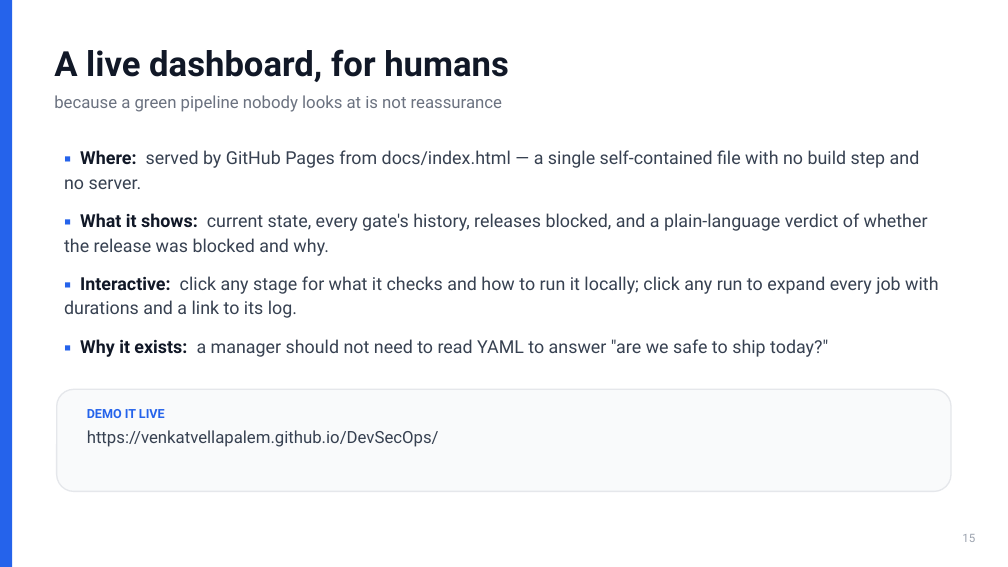
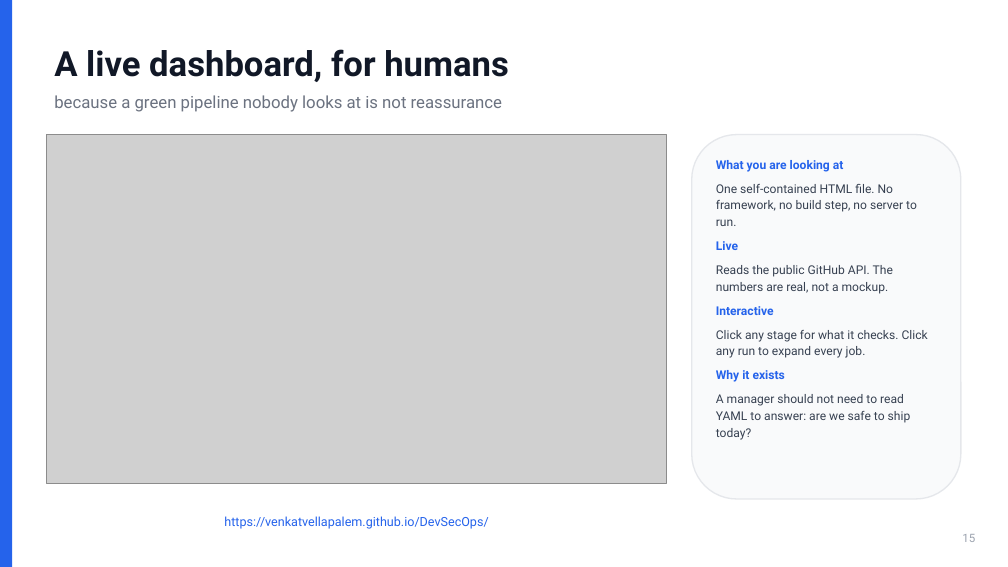
Before and after one commit to venkatvellapalem/DevSecOps, a slide deck: slide 16 of deliverables/DevSecOps_Secure_Pipeline.pptx. Drawn at 1008x567 pixels with LibreOffice and Linux fonts; fonts in the diff are those of the drawing; grey boxes stand for pictures. Boxes give left, top, right and bottom in pixels: in the first picture for what was removed or moved away, otherwise in the second. Text is boxed around its words. In the diff, an @@ line names an element or a change of style, - is before the commit and + after.

```diff
--- a/deliverables/DevSecOps_Secure_Pipeline.pptx
+++ b/deliverables/DevSecOps_Secure_Pipeline.pptx
@@ picture added at (47,135,667,483) @@
@@ rounded rectangle added at (692,135,961,499), fill #F9FAFB, outline #E5E7EB 1.25 pt @@
@@ text at (716,160,928,440): text changed; size 17 to 11.5 pt @@
-▪ Where: served by GitHub Pages from docs/index.html — a single self-contained file with no build step and no server.
-▪ What it shows: current state, every gate's history, releases blocked, and a plain-language verdict of whether the release was blocked and why.
-▪ Interactive: click any stage for what it checks and how to run it locally; click any run to expand every job with durations and a link to its log.
-▪ Why it exists: a manager should not need to read YAML to answer "are we safe to ship today?"
+What you are looking at
+One self-contained HTML file. No framework, no build step, no server to run.
+Live
+Reads the public GitHub API. The numbers are real, not a mockup.
+Interactive
+Click any stage for what it checks. Click any run to expand every job.
+Why it exists
+A manager should not need to read YAML to answer: are we safe to ship today?
@@ rounded rectangle removed at (57,389,951,492) @@
@@ text at (87,409,165,418): paragraph removed @@
-DEMO IT LIVE
@@ text "https://venkatvellapalem.github.io/DevSecOps/": place and size @@
-text "https://venkatvellapalem.github.io/DevSecOps/" at (87,409,439,447)
+text "https://venkatvellapalem.github.io/DevSecOps/" at (224,516,488,529)
@@ text "https://venkatvellapalem.github.io/DevSecOps/" at (224,516,488,529): size 16 to 12 pt, text colour #374151 to #2563EB; alignment left to centre; less space between paragraphs @@
```
Also in this commit, not shown: 2 other files.
